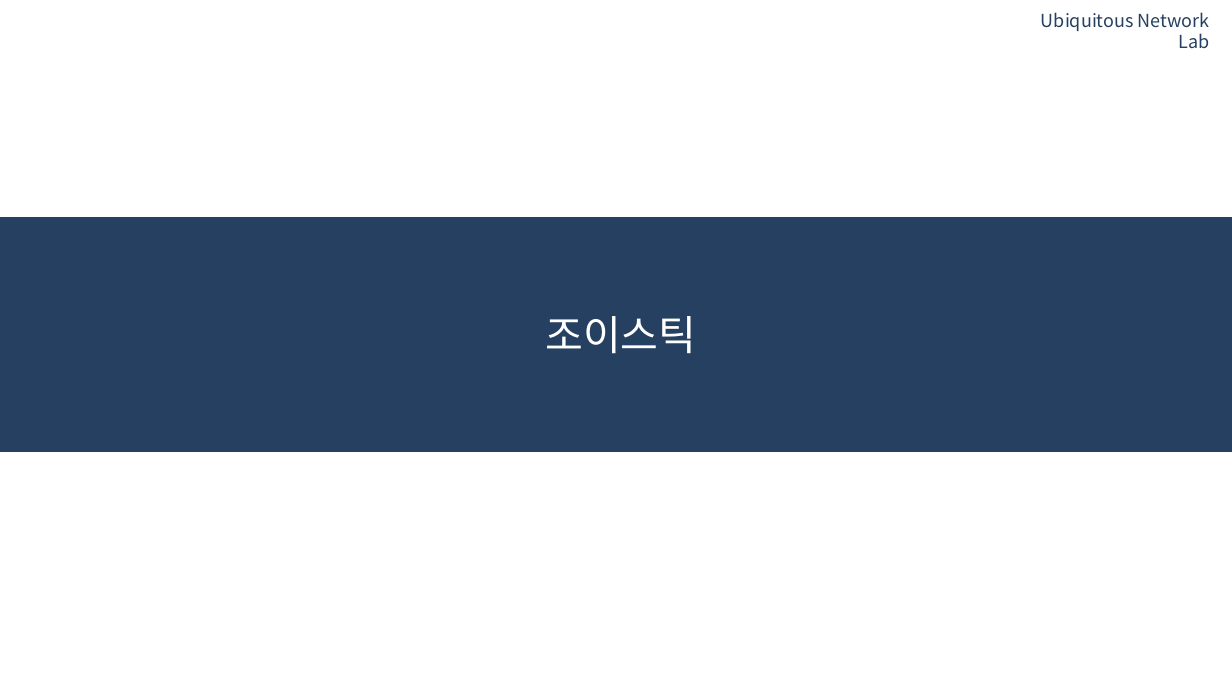
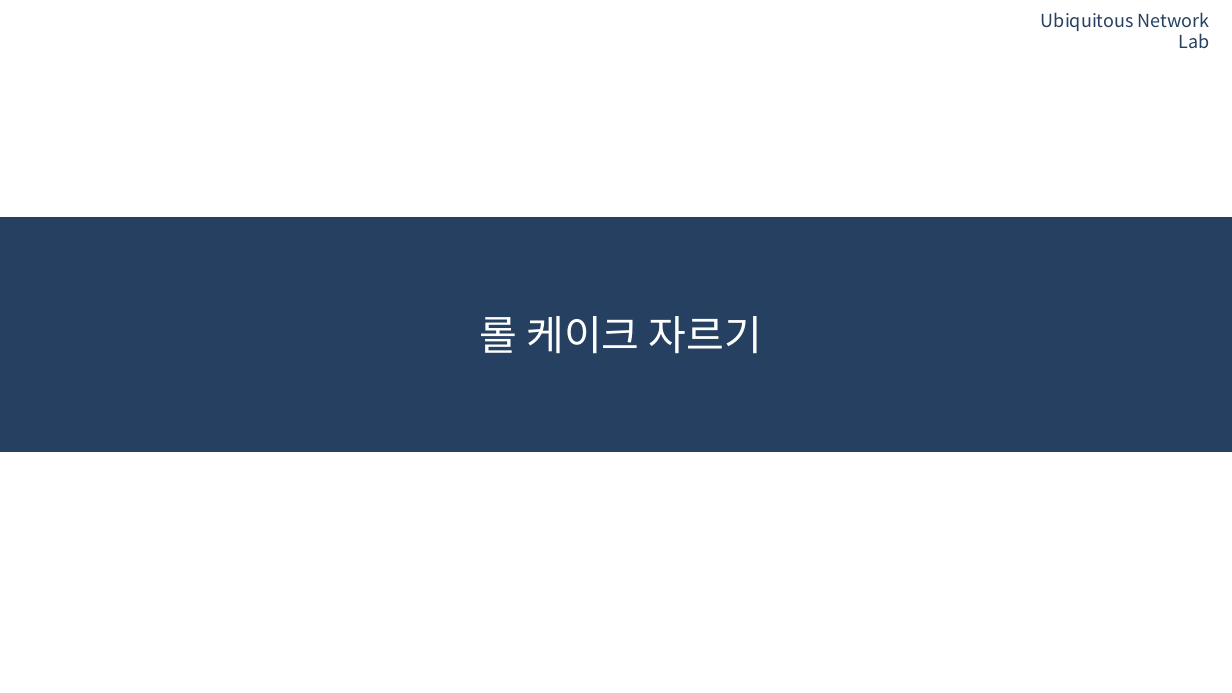
Before and after one commit to 0913ktg/Algorithm_Study, a slide deck: slide 5 of week_4/ppt/MinhyeokYun.pptx. Drawn at 1232x693 pixels with LibreOffice and Linux fonts; fonts in the diff are those of the drawing; background and template pictures are left out. Boxes give left, top, right and bottom in pixels: in the first picture for what was removed or moved away, otherwise in the second. Text is boxed around its words. In the diff, an @@ line names an element or a change of style, - is before the commit and + after.

```diff
--- a/week_4/ppt/MinhyeokYun.pptx
+++ b/week_4/ppt/MinhyeokYun.pptx
@@ title at <box>479,316,762,354</box>: text changed @@
-조이스틱
+롤 케이크 자르기
```
Also in this commit, not shown: 1 other slide changed, 5 slides added, 5 slides removed, 1 other file.
